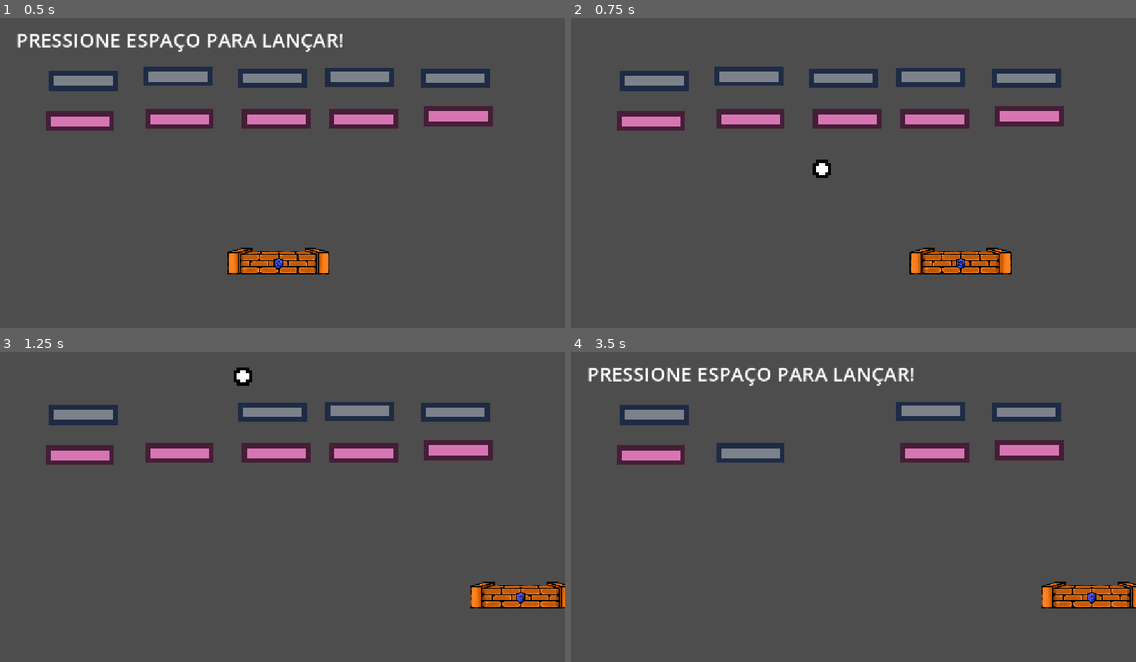
Above: before the commit, frames 1-4 (two rows, left to right).
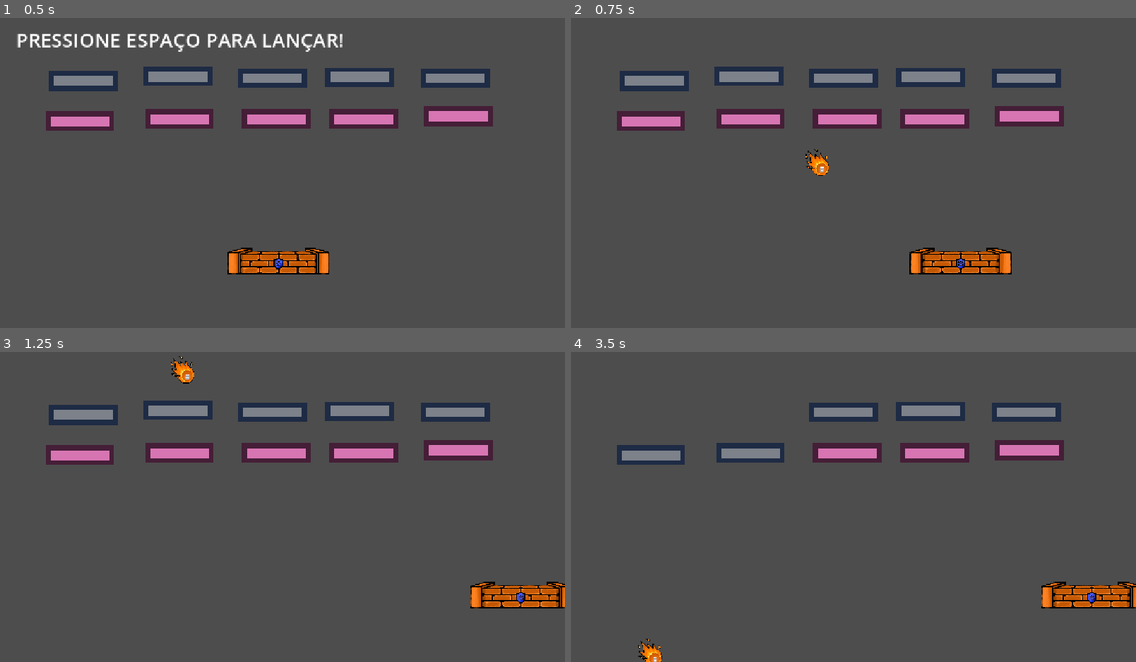
Above: after the commit, the same moments.

Repository: felipem7k/kernel-panic
Game: Godot game, scene res://scenes/jogo.tscn
Two runs of this game, one before a commit and one after it. Both use one fixed random seed, a clock stepped at 60 frames per second and the inputs below.
Inputs:
- Up to frame 1 (0.5 s): no input
- Up to frame 2 (0.75 s): tap Space (atirar) at 0.5 s; hold Right (direita) from 0.53 s (still down); hold Space (atirar) from 0.53 s (still down)
- Up to frame 3 (1.25 s): keep holding Right (direita); keep holding Space (atirar)
- Up to frame 4 (3.5 s): release Right (direita) at 1.28 s; release Space (atirar) at 1.28 s; hold Left (esquerda) 1.28-2.03 s; tap Space (atirar) at 1.35, 2.85 s; hold Space (atirar) 2.03-2.78 s; hold Right (direita) from 2.03 s (still down)

Frame 1 is identical in both runs. In frame 2, 0.2% of the frame differs, in the area x 41-46%, y 42-52%; in frame 3, 1.1%; in frame 4, 4.6%, in the area x 3-61%, y 5-100%.

Commit message:
feat(bullet): update sprite

Diff:
--- a/prefab/bullet.tscn
+++ b/prefab/bullet.tscn
@@ -8,13 +8,18 @@
 
 [node name="Bullet" type="Sprite2D" unique_id=82425991]
 texture_filter = 1
-scale = Vector2(10, 10)
+position = Vector2(-213, -214)
+scale = Vector2(0.9105571, 0.91659594)
 texture = ExtResource("1_y25gk")
+centered = false
+offset = Vector2(-236, -287.595)
 script = ExtResource("2_l5glv")
 
 [node name="Area2D" type="Area2D" parent="." unique_id=364905920 groups=["bullet"]]
+position = Vector2(-1.0982361, 4.3639374)
 
 [node name="CollisionShape2D" type="CollisionShape2D" parent="Area2D" unique_id=232768254]
+position = Vector2(1.4305115e-06, 3.85046e-05)
 shape = SubResource("CircleShape2D_g4v7s")
 debug_color = Color(0.7933274, 0.31697178, 0.72711444, 0.41960785)
 
--- a/scenes/jogo.tscn
+++ b/scenes/jogo.tscn
@@ -49,8 +49,8 @@
 margin = 90
 
 [node name="Bullet" parent="." unique_id=82425991 instance=ExtResource("3_k05ng")]
-position = Vector2(568.00006, 514)
-scale = Vector2(6.218745, 6.218745)
+position = Vector2(568, 518)
+scale = Vector2(0.14303616, 0.14303616)
 
 [node name="Control" type="Control" parent="." unique_id=1597006552]
 layout_mode = 3
Binary file changed: assets/bullet.png
Not shown, changed: assets/bullet.png.import
Not shown: 1 places in prefab/bullet.tscn that only renumber resources
